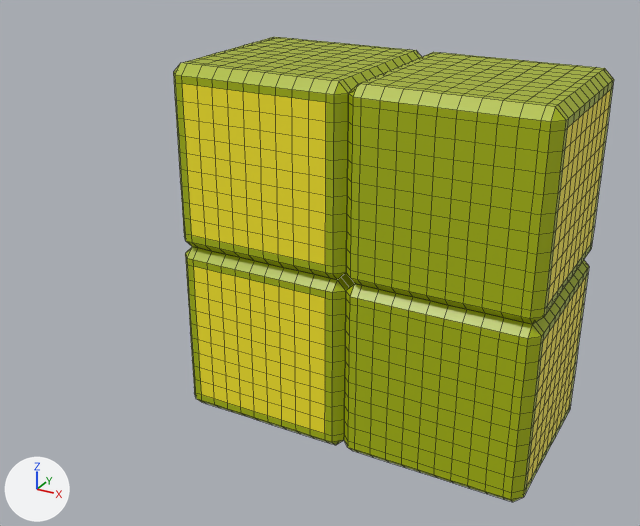
Before and after pictures for a commit that changed the Blender file objects/fig2_color.blend.
Rendered twice from a 50 mm lens placed at (4.67, -8.11, 2.75), pointed at (0.22, -0.03, -1.3). The lights are fixed; the arrows at lower left show +X, +Y and +Z. Mesh edges are drawn as thin lines.
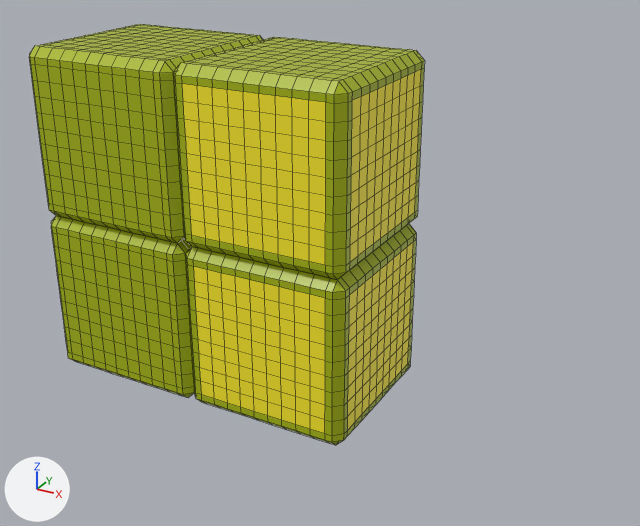
Location of each change, (x1, y1, x2, y2) in pixels of the pictures (640 x 526 px):
'Cube.002', moved
    before: (346, 52, 614, 324)
    after: (29, 24, 263, 243)
'Cube.003', moved
    before: (344, 260, 589, 502)
    after: (51, 216, 194, 398)

The change, as a list of edits to the scene's bpy script:
```text
Change ob_cube_002:
    ob_cube_002.location: (2.0, 0.0, 0.0) -> (-2.0, 0.0, 0.0)
Change ob_cube_003:
    ob_cube_003.location: (2.0, 0.0, -2.0) -> (-2.0, 0.0, -2.0)
```
